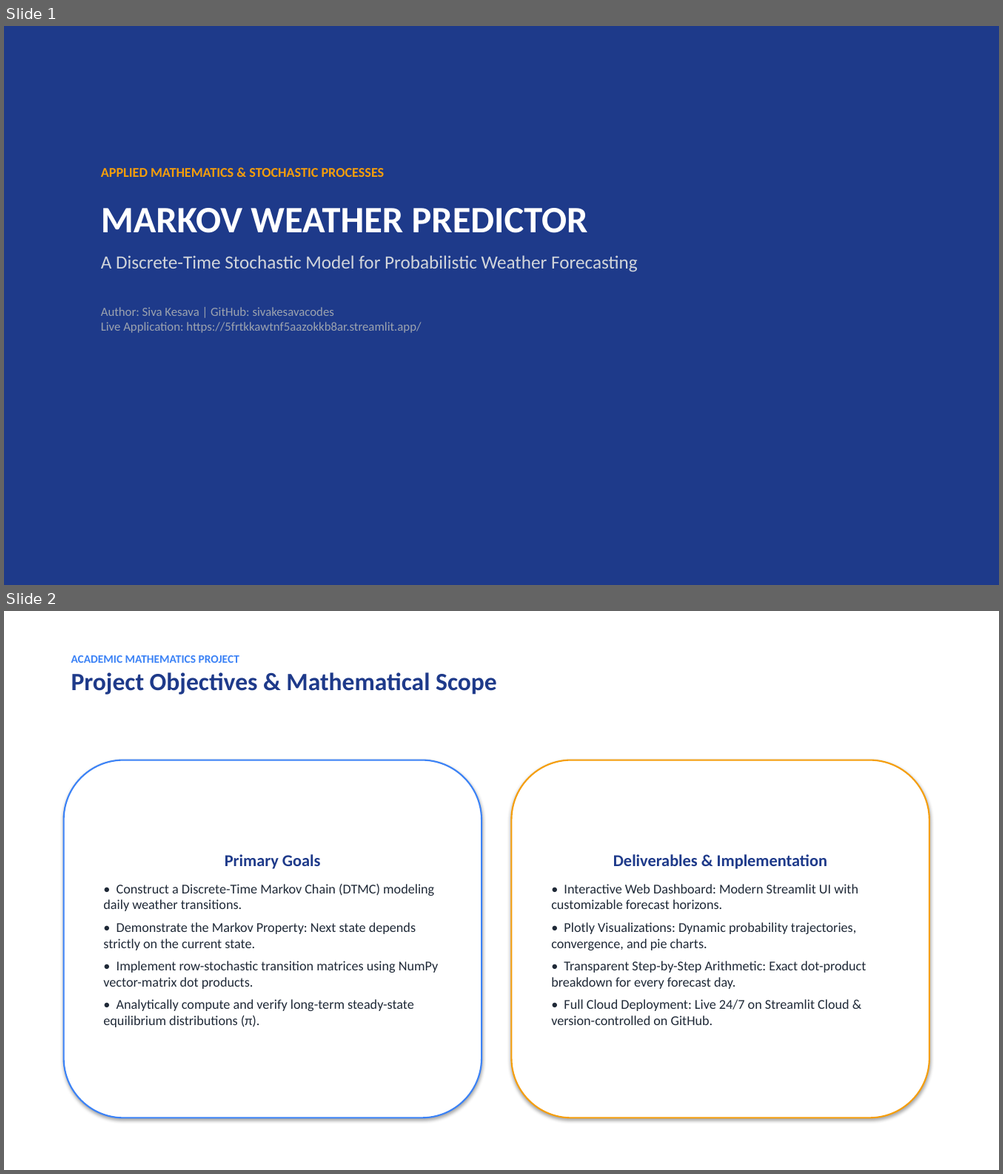
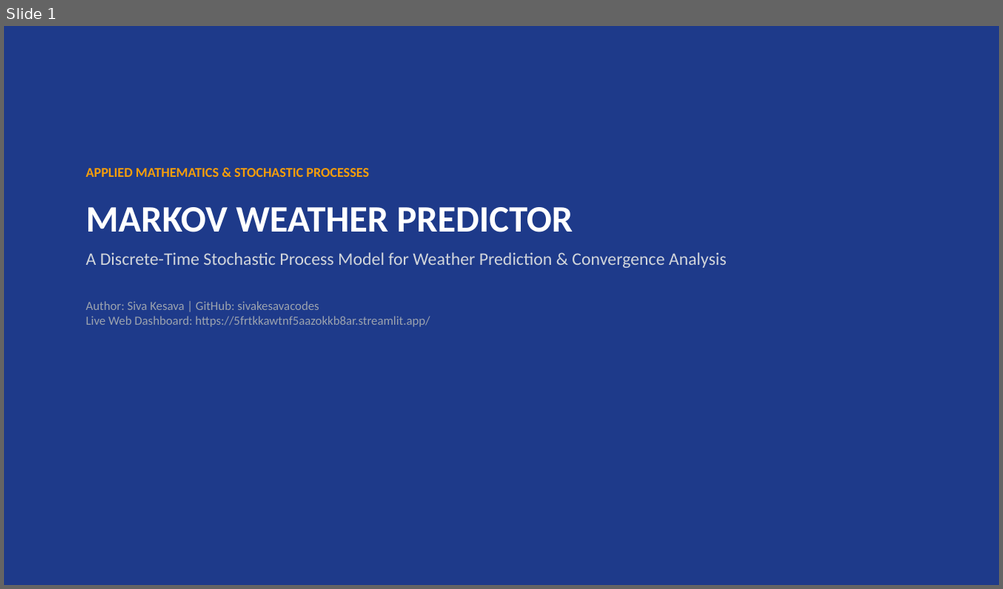
Before and after one commit to sivakesavacodes/-weather-markov-predictor, a slide deck: MARKOV_WEATHER_PREDICTOR_PRESENTATION.pptx. Shown one above the other, each under a label of ours: slides 1 and 2 before the commit, slide 1 after it. The pictures are 1003x1174 and 1003x589 pixels, drawn with LibreOffice and Linux fonts; fonts in the diff are those of the drawing. Boxes give left, top, right and bottom in pixels: in the first picture for what was removed or moved away, otherwise in the second. Text is boxed around its words. In the diff, an @@ line names an element or a change of style, - is before the commit and + after.

Commit message:
Expand presentation to 17 slides and add spectral analysis and viva defense to report

```diff
--- a/MARKOV_WEATHER_PREDICTOR_PRESENTATION.pptx
+++ b/MARKOV_WEATHER_PREDICTOR_PRESENTATION.pptx
@@ slide 2 removed at box(4, 611, 999, 1170), background #FFFFFF @@
@@ text removed at box(71, 655, 497, 695) @@
-ACADEMIC MATHEMATICS PROJECT
-Project Objectives & Mathematical Scope
@@ rounded rectangle removed at box(64, 760, 481, 1119) @@
-Primary Goals
-• Construct a Discrete-Time Markov Chain (DTMC) modeling daily weather transitions.
-• Demonstrate the Markov Property: Next state depends strictly on the current state.
-• Implement row-stochastic transition matrices using NumPy vector-matrix dot products.
-• Analytically compute and verify long-term steady-state equilibrium distributions (π).
@@ rounded rectangle removed at box(512, 760, 929, 1119) @@
-Deliverables & Implementation
-• Interactive Web Dashboard: Modern Streamlit UI with customizable forecast horizons.
-• Plotly Visualizations: Dynamic probability trajectories, convergence, and pie charts.
-• Transparent Step-by-Step Arithmetic: Exact dot-product breakdown for every forecast day.
-• Full Cloud Deployment: Live 24/7 on Streamlit Cloud & version-controlled on GitHub.
@@ slide 1 changed as well @@
@@ text "APPLIED MATHEMATICS & STOCHASTIC PROCESSES": place and size @@
-text "APPLIED MATHEMATICS & STOCHASTIC PROCESSES" at box(101, 168, 637, 333)
+text "APPLIED MATHEMATICS & STOCHASTIC PROCESSES" at box(86, 168, 726, 327)
@@ text at box(86, 168, 573, 232): less space between paragraphs @@
@@ text at box(86, 252, 726, 327): text changed @@
-A Discrete-Time Stochastic Model for Probabilistic Weather Forecasting
-Author: Siva Kesava | GitHub: sivakesavacodes
-Live Application: https://5frtkkawtnf5aazokkb8ar.streamlit.app/
+A Discrete-Time Stochastic Process Model for Weather Prediction & Convergence Analysis
+Author: Siva Kesava | GitHub: sivakesavacodes
+Live Web Dashboard: https://5frtkkawtnf5aazokkb8ar.streamlit.app/
```
Also in this commit, not shown: 2 other slides changed, 14 slides added, 5 other slides removed, 2 other files.
